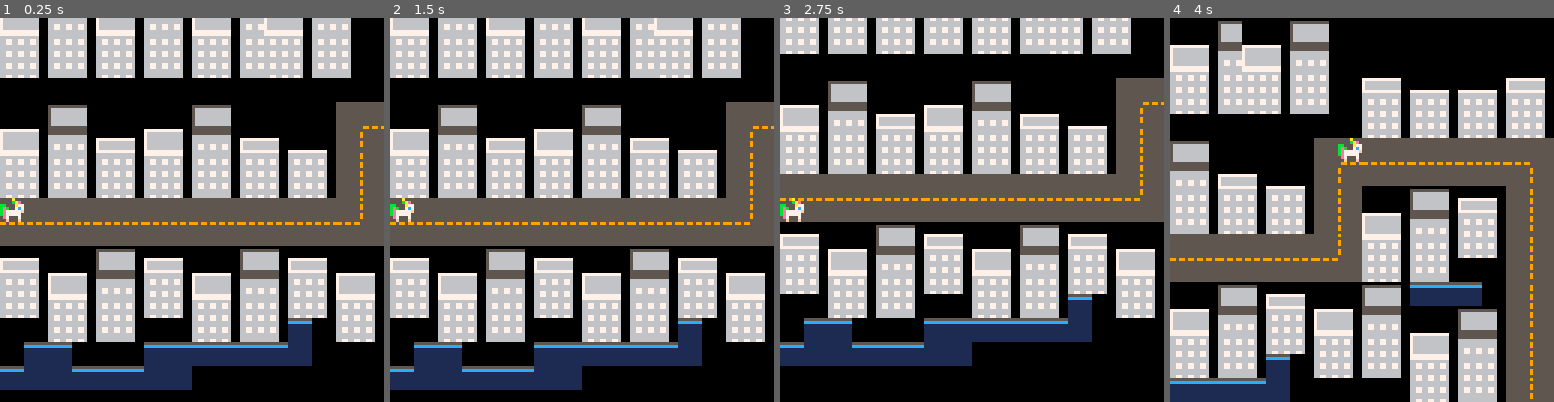
Above: before the commit, frames 1-4 (left to right).
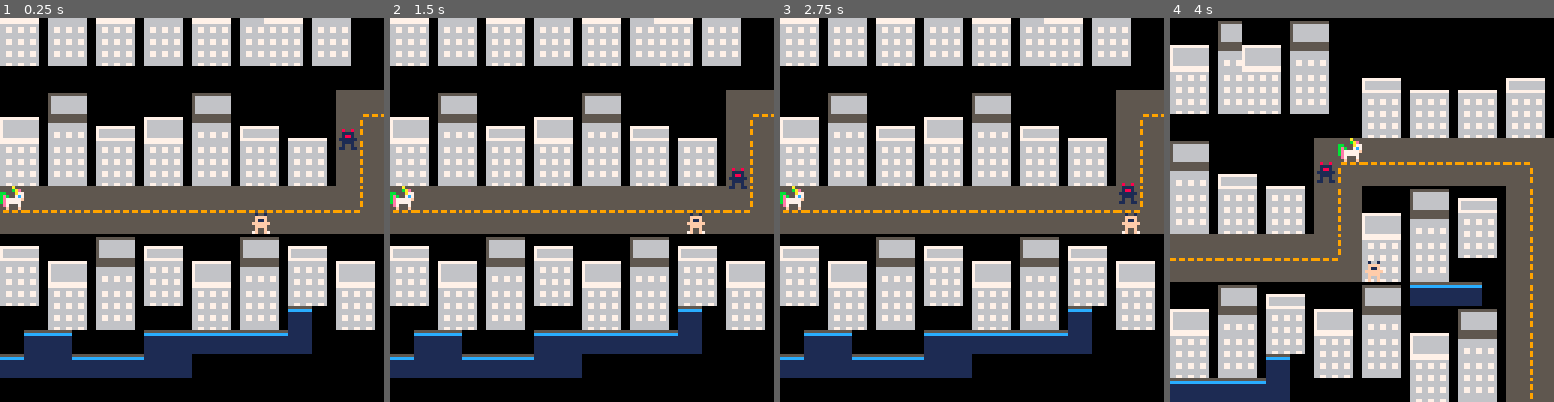
Above: after the commit, the same moments.

Repository: Zineb-Ada/pico8Lua
Game: PICO-8 cartridge src/licornemap.p8
The game is run twice, just before and just after one commit, with the same random seed, the same clock (stepped at 60 frames per second) and the same inputs.
Inputs:
- Up to frame 1 (0.25 s): no input
- Up to frame 2 (1.5 s): no input
- Up to frame 3 (2.75 s): hold Left 1.97-2.37 s; hold Down from 2.42 s (still down)
- Up to frame 4 (4 s): release Down at 2.82 s; hold Right 2.87-3.53 s; hold Up from 3.58 s (still down)

The runs differ from the first frame. In frame 1, 29% of the frame differs, in the area x 0-100%, y 0-97%; in frame 2, 29%; in frame 3, 28%; in frame 4, 0.3%.

Commit message:
Update licornemap.p8
fonctions_enemies_friends++

Diff:
--- a/src/licornemap.p8
+++ b/src/licornemap.p8
@@ -4,18 +4,29 @@
 --jeu des licornes
 function _init()
  create_player()
+ enemies={}
+ gen_enemies()
+ friends={}
+ gen_friends()
 end
 
 function _update()
  player_movement()
  check_flag()
  update_camera()
-
+ enemy_movement()
+ friends_movement()
 end
 function _draw()
 	cls()
 	draw_map()
 	draw_player()
+	for e in all(enemies) do
+		spr(70,e.x*8,e.y*8)
+	end
+	for f in all(friends) do
+	 spr(69,f.x*8,f.y*8)
+	end
 end
 
 -->8
@@ -31,14 +42,14 @@
 
 function update_camera()
  local camx=mid(0,p.x-7,127-15)
-	local camy=mid(0,p.y-7.5,63,15)
+	local camy=mid(0,p.y-7,5,63,15)
 	camera(camx*8,camy*8)
 end
 
 -->8
 --players
 function create_player()
-	p={x=0, y=9, sprite=65}
+	p={x=0, y=9, sprite=65, speed=1}
 end
 
 function draw_player()
@@ -49,10 +60,10 @@
 	newx=p.x
 	newy=p.y
 
-	if (btn(⬅️)) newx-=1
-	if (btn(➡️)) newx+=1
-	if (btn(⬆️)) newy-=1
-	if (btn(⬇️)) newy+=1
+	if (btn(⬅️)) newx-=p.speed
+	if (btn(➡️)) newx+=p.speed
+	if (btn(⬆️)) newy-=p.speed
+	if (btn(⬇️)) newy+=p.speed
 
 	if not check_flag(0,newx,newy) then
 		p.x=mid(0,newx,125)
@@ -73,6 +84,91 @@
 
 
 
+-->8
+--enemies
+function gen_enemies()
+	new_enemy={x=14,y=5, speed=0.2, sens=1,axe="v"}
+	ne={x=22,y=16, speed=0.1, sens=1,axe="h"}
+ add(enemies,new_enemy)
+ add(enemies,ne)
+
+end
+
+function enemy_movement()
+ for e in all(enemies) do
+	newx=e.x
+	newy=e.y
+	if e.axe=="v" then
+	newy+=e.sens*e.speed
+	e.y=newy
+	else
+	newx+=e.sens*e.speed
+	e.x=newx
+	end
+	if check_flag(0,newx,newy) then
+	e.sens*=-1
+ e.x=newx
+	e.y=newy
+	end
+
+	end
+end
+
+
+-->8
+--friends
+--enemies
+function gen_friends()
+	new_friend={x=10,y=10, speed=1, sens=0.05,axe="h"}
+--	ne={x=22,y=16, speed=1, sens=0.1,axe="h"}
+ add(friends,new_friend)
+end
+
+function friends_movement()
+ for f in all(friends) do
+	newx=f.x
+	newy=f.y
+	if f.axe=="v" then
+	newy+=f.sens
+	f.x=newx
+	f.y=newy
+	else
+	newx+=f.sens
+	f.x=newx
+	f.y=newy
+	end
+	if check_flag(0,newx,newy) then
+		f.sens*=-1
+ f.x=newx
+	f.y=newy
+	end
+
+	end
+end
+…(24 lines of a section not shown)…
 
 
 
@@ -147,8 +243,8 @@
 
 
 __gff__
-0021210101000000000000000101010100212101010101000000000001010101000101010101010100000000010101010001010101010101000000000101010100000000000101000000000000000000000000000000000000000000000000000000000000000000000000000000000000000000000000000000000000000000
-0000000000000000000000000000000000000000000000000000000000000000000000000000000000000000000000000000000000000000000000000000000000000000000000000000000000000000000000000000000000000000000000000000000000000000000000000000000000000000000000000000000000000000
+0021210101000000000000000101010101212101010101000000000001010101010101010101010100000000010101010101010101010101000000000101010100000000000101000000000000000000000000000000000000000000000000000000000000000000000101000000000000000000000000000201010000000000
+0000000000000000020200000000000000000000000000000000000000000000000000000000000000000000000000000000000000000000000000000000000000000000000000000000000000000000000000000000000000000000000000000000000000000000000000000000000000000000000000000000000000000000
 __map__
 0102030401020304010203010203040707070707070707070707070707070707070707070707070707070707070707070707070707070707070707070707070000000000000000000000000000000000000000000000000000000000000000000000000000000000000000000000000000000000000000000000000000000000
 1112131411121314111213111213140707070707070707070707070707070707070707070707070707070707070707070707070707070707070707070707070000000000000000000000000000000000000000000000000000000000000000000000000000000000000000000000000000000000000000000000000000000000
@@ -159,16 +255,16 @@
 11121314151611121314151607077d7e383938393839181907252621222324252607070707050c0d0e0f0505070707070707070707070707070707070707070000000000000000000000000000000000000000000000000000000000000000000000000000000000000000000000000000000000000000000000000000000000
 21222324252621222324252625260a0b0102030415160a0b01020304323334353607070707051c1d1e1f0505070707070707070707070707070707070707070000000000000000000000000000000000000000000000000000000000000000000000000000000000000000000000000000000000000000000000000000000000
 31323334353631323334353635361a1b1112131425261a1b11121314070707072727070705052c2d2e2f0505070707070707070707070707070707070707070000000000000000000000000000000000000000000000000000000000000000000000000000000000000000000000000000000000000000000000000000000000
-28292829282928292829282928292a2b2122232435360a0b21222324072727273707070705053c3d3e3f0505070707070707070707070707070707070707070000000000000000000000000000000000000000000000000000000000000000000000000000000000000000000000000000000000000000000000000000000000
-38393839383938393839383938393a3b3132333407071a1b3132333407370707070707070605050505050505070707070707070707070707070707070707070000000000000000000000000000000000000000000000000000000000000000000000000000000000000000000000000000000000000000000000000000000000
+6a282929282928292829282928292a2b2122232435360a0b21222324072727273707070705053c3d3e3f0505070707070707070707070707070707070707070000000000000000000000000000000000000000000000000000000000000000000000000000000000000000000000000000000000000000000000000000000000
+7a383939383938393839383938393a3b3132333407071a1b3132333407370707070707070605050505050505070707070707070707070707070707070707070000000000000000000000000000000000000000000000000000000000000000000000000000000000000000000000000000000000000000000000000000000000
 151601020304151601020304151601020304272727070a0b07070102010203044b4c0706060506050c0d0e0f070707070707070707070707070707070707070000000000000000000000000000000000000000000000000000000000000000000000000000000000000000000000000000000000000000000000000000000000
 252611121314252611121314252611121314010203041a1b15161112111213145b5c0706060505051c1d1e1f070707070707070707070707070707070707070000000000000000000000000000000000000000000000000000000000000000000000000000000000000000000000000000000000000000000000000000000000
 353621222324353621222324353621222324111213140a0b25262122212223246b6c0706060605052c2d2e2f070707070707070707070707070707070707070000000000000000000000000000000000000000000000000000000000000000000000000000000000000000000000000000000000000000000000000000000000
 070731323334070731323334270731323334212223241a1b35363132313233347b7c0706060606053c3d3e3f070707070707070707070707070707070707070000000000000000000000000000000000000000000000000000000000000000000000000000000000000000000000000000000000000000000000000000000000
-072727070707272727272727370707070707313233344d4e2829282928292829282928292829060605050505070707070707070707070707070707070707070000000000000000000000000000000000000000000000000000000000000000000000000000000000000000000000000000000000000000000000000000000000
-273737272727373707070707070707070707070707075d5e3839383938393839383938393839060606050505070707070707070707070707070707070707070000000000000000000000000000000000000000000000000000000000000000000000000000000000000000000000000000000000000000000000000000000000
-0707070707070707070707070707070707070707070707070707070707070707070707060606060c0d0e0f05070707070707070707070707070707070707070000000000000000000000000000000000000000000000000000000000000000000000000000000000000000000000000000000000000000000000000000000000
-0707070707070707070707070707070707070707070707070707070707070707070707060606061c1d1e1f05070707070707070707070707070707070707070000000000000000000000000000000000000000000000000000000000000000000000000000000000000000000000000000000000000000000000000000000000
+072727070707272727272727370707070707313233344d4e282928292829282928292829696a060605050505070707070707070707070707070707070707070000000000000000000000000000000000000000000000000000000000000000000000000000000000000000000000000000000000000000000000000000000000
+273737272727373707070707070707070707070715165d5e383938393839383938393839797a060606050505070707070707070707070707070707070707070000000000000000000000000000000000000000000000000000000000000000000000000000000000000000000000000000000000000000000000000000000000
+0707070707070707070707070707070707070707252615161516151607070707070707060606060c0d0e0f05070707070707070707070707070707070707070000000000000000000000000000000000000000000000000000000000000000000000000000000000000000000000000000000000000000000000000000000000
+0707070707070707070707070707070707070707070725262526252607070707070707060606061c1d1e1f05070707070707070707070707070707070707070000000000000000000000000000000000000000000000000000000000000000000000000000000000000000000000000000000000000000000000000000000000
 0707070707070707070707070707070707070707070707070707070707070707070707060605052c2d2e2f05070707070707070707070707070707070707070000000000000000000000000000000000000000000000000000000000000000000000000000000000000000000000000000000000000000000000000000000000
 0707070707070707070707070707070707070707070707070707070707070707070707050505053c3d3e3f05070707070707070707070707070707070707070000000000000000000000000000000000000000000000000000000000000000000000000000000000000000000000000000000000000000000000000000000000
 0707070707070707070707070707070707070707070707070707070707070707070707070707070707070707070707070707070707070707070707070707070000000000000000000000000000000000000000000000000000000000000000000000000000000000000000000000000000000000000000000000000000000000
Not shown, changed: 44 lines of the sprite sheet (__gfx__) section of src/licornemap.p8
